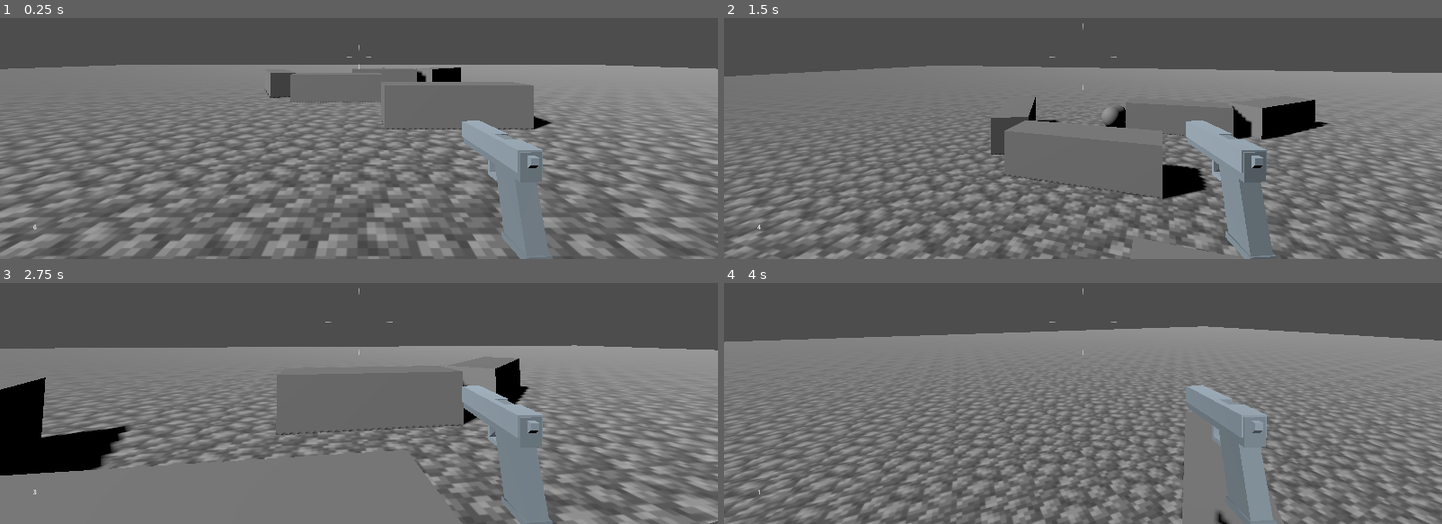
Above: before the commit, frames 1-4 (two rows, left to right).
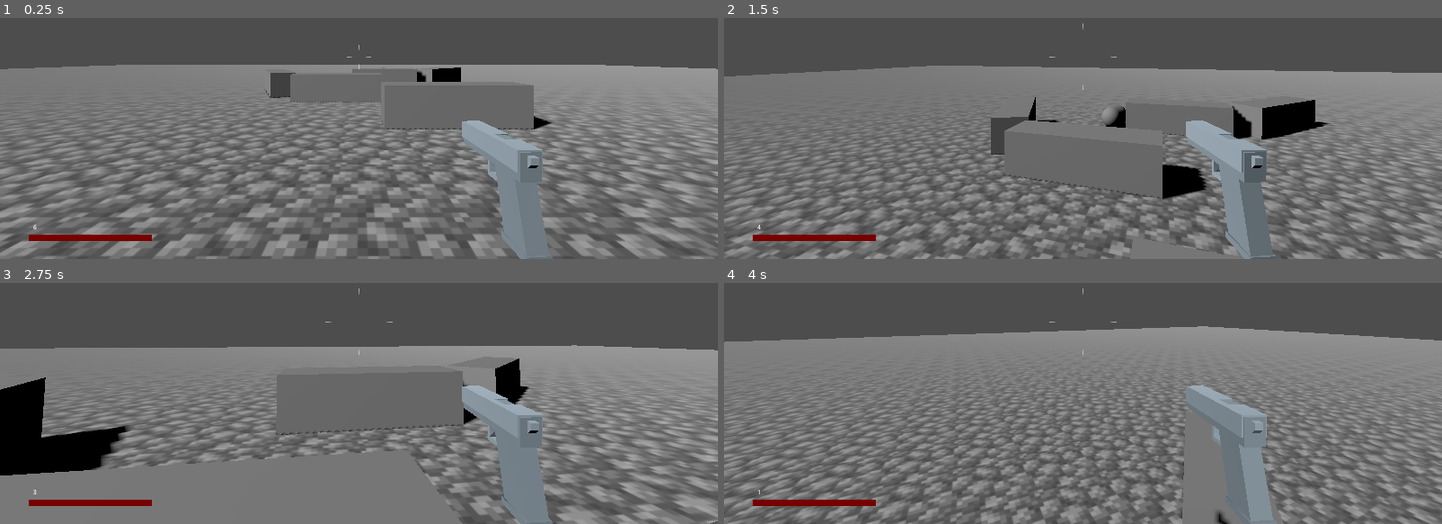
Above: after the commit, the same moments.

Repository: cjratcliff/hellebore
Game: Godot game, scene res://levels/main.tscn
Same seed, same stepped clock (60 frames per second), same inputs: the game is played once before the commit and once after it.
Inputs (mouse positions are in pixels of both pictures, inside the frame that each line leads up to):
- Up to frame 1 (0.25 s): no input
- Up to frame 2 (1.5 s): tap Enter at 0.5 s; move the mouse to (1118, 56) at 0.52 s; press the mouse at (1118, 56) at 0.53 s; hold W (move_forward) from 0.53 s (still down); tap Space (jump) at 0.77 s; move the mouse to (1047, 58) at 1.27 s; release the mouse at (1047, 58) at 1.28 s; click (1047, 58) at 1.35 s
- Up to frame 3 (2.75 s): keep holding W (move_forward); tap Space (jump) at 1.52 s; move the mouse to (373, 314) at 2.02 s; press the mouse at (373, 314) at 2.03 s
- Up to frame 4 (4 s): keep holding W (move_forward); move the mouse to (1075, 328) at 2.77 s; release the mouse at (1075, 328) at 2.78 s; click (1075, 328) at 2.85 s; tap Space (jump) at 3.02, 3.77 s; move the mouse to (1133, 326) at 3.52 s; press the mouse at (1133, 326) at 3.53 s

The runs differ from the first frame. In frame 1, 0.4% of the frame differs, in the area x 4-22%, y 89-93%; in frame 2, 0.4%; in frame 3, 0.4%; in frame 4, 0.4%.

Commit message:
health bar

Diff:
--- a/hellebore/actors/mobs/mob.tscn
+++ b/hellebore/actors/mobs/mob.tscn
@@ -9,6 +9,8 @@
 height = 1.5206299
 
 [node name="Mob" type="CharacterBody3D" unique_id=1102018426]
+collision_layer = 4
+collision_mask = 3
 script = ExtResource("1_10m25")
 
 [node name="CollisionShape3D" type="CollisionShape3D" parent="." unique_id=658500102]
--- a/hellebore/actors/player/player.gd
+++ b/hellebore/actors/player/player.gd
@@ -16,6 +16,7 @@
 func _ready() -> void:
 	Input.mouse_mode = Input.MOUSE_MODE_CAPTURED
 	set_ammo(max_ammo)
+	take_damage(0) # set health bar
 
 func _physics_process(delta: float) -> void:
 	var dir = Vector3.ZERO
@@ -92,3 +93,4 @@
 
 func take_damage(amount: float):
 	health -= amount
+	Globals.get_hud().set_health(health, max_health)
--- a/hellebore/actors/player/player.tscn
+++ b/hellebore/actors/player/player.tscn
@@ -6,6 +6,8 @@
 [sub_resource type="CapsuleShape3D" id="CapsuleShape3D_rybk0"]
 
 [node name="Player" type="CharacterBody3D" unique_id=1873314653 groups=["player"]]
+collision_layer = 2
+collision_mask = 5
 script = ExtResource("1_nvxhs")
 
 [node name="Camera3D" type="Camera3D" parent="." unique_id=1987355446]
--- a/hellebore/project.godot
+++ b/hellebore/project.godot
@@ -81,6 +81,12 @@
 ]
 }
 
+[layer_names]
+
+3d_physics/layer_1="world"
+3d_physics/layer_2="player"
+3d_physics/layer_3="enemy"
+
 [physics]
 
 3d/physics_engine="Jolt Physics"
--- a/hellebore/ui/hud/hud.gd
+++ b/hellebore/ui/hud/hud.gd
@@ -4,10 +4,14 @@
 var log_history = []
 
 @onready var ammo_label: Label = $Ammo
+@onready var health_bar: TextureProgressBar = $PlayerHealthBar
 @onready var debug_label: RichTextLabel = $MC/DebugRichTextLabel
 
 func set_ammo(amount):
 	ammo_label.text = str(amount)
+
+func set_health(health: float, max_health: float):
+	health_bar.value = 100.0 * (health / max_health)
 
 func write(text) -> void:
 	print(text)
--- a/hellebore/ui/hud/hud.tscn
+++ b/hellebore/ui/hud/hud.tscn
@@ -2,6 +2,8 @@
 
 [ext_resource type="Script" uid="uid://bbq1buv0ku1vs" path="res://ui/hud/hud.gd" id="1_276te"]
 [ext_resource type="PackedScene" uid="uid://b2032o78r8ms7" path="res://ui/hud/crosshair/crosshair.tscn" id="2_4d6w6"]
+[ext_resource type="Texture2D" uid="uid://becv4k61xpjbo" path="res://ui/hud/health_bar/bar_bg.png" id="3_w75iv"]
+[ext_resource type="Texture2D" uid="uid://bbvje1ky1783l" path="res://ui/hud/health_bar/health_fill.png" id="4_imuuq"]
 
 [node name="Hud" type="CanvasLayer" unique_id=1331191350 groups=["hud"]]
 script = ExtResource("1_276te")
@@ -15,6 +17,7 @@
 offset_right = 129.0
 offset_bottom = -74.0
 grow_vertical = 0
+text = "0"
 
 [node name="Crosshair" parent="." unique_id=1453729034 instance=ExtResource("2_4d6w6")]
 anchors_preset = 8
@@ -31,3 +34,18 @@
 layout_mode = 2
 bbcode_enabled = true
 scroll_following = true
+
+[node name="PlayerHealthBar" type="TextureProgressBar" parent="." unique_id=1692286685]
+anchors_preset = 2
+anchor_top = 1.0
+anchor_bottom = 1.0
+offset_left = 78.0
+offset_top = -64.0
+offset_right = 242.0
+offset_bottom = -24.0
+grow_vertical = 0
+scale = Vector2(2, 2)
+step = 0.0
+value = 50.0
+texture_under = ExtResource("3_w75iv")
+texture_progress = ExtResource("4_imuuq")
Binary file added: hellebore/ui/hud/health_bar/bar_bg.png
Not shown, added: hellebore/ui/hud/health_bar/bar_bg.png.import
Binary file added: hellebore/ui/hud/health_bar/health_fill.png
Not shown, added: hellebore/ui/hud/health_bar/health_fill.png.import
